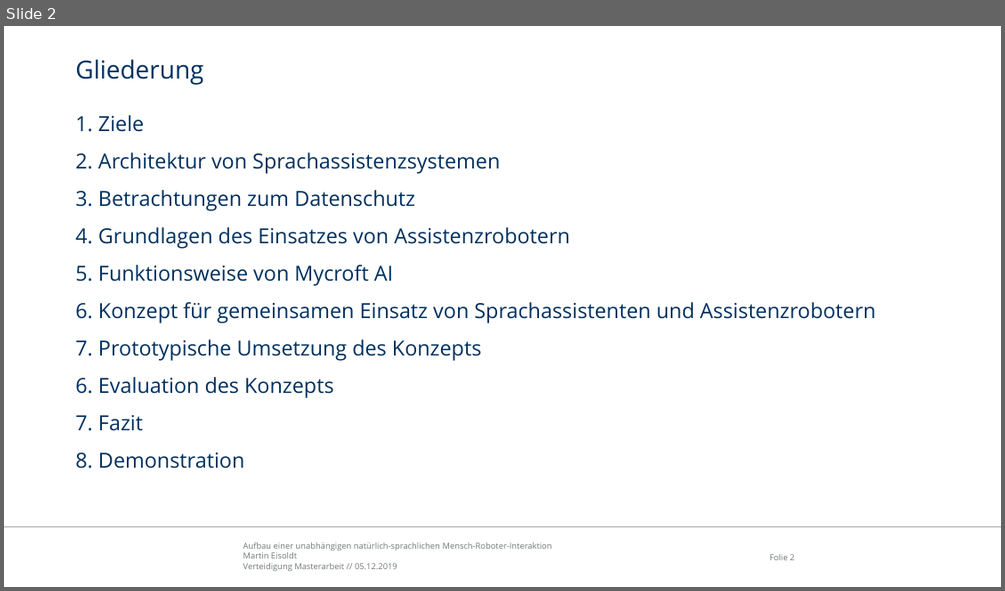
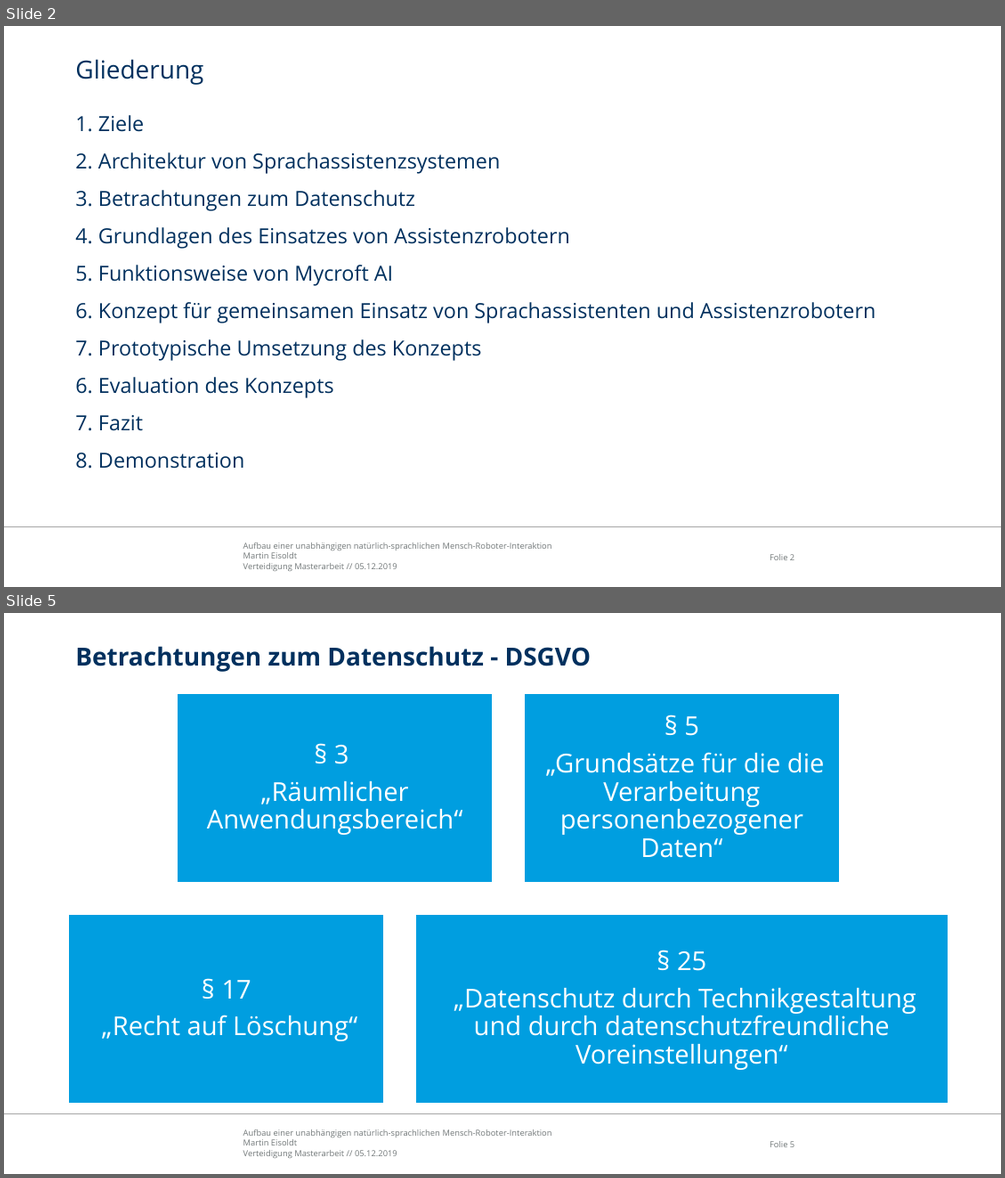
Before and after one commit to edegeyer/masterarbeit, a slide deck: verteidigung/verteidigung.pptx. Shown one above the other, each under a label of ours: slide 2 before the commit, slides 2 and 5 after it; the slides between them are not shown. The pictures are 1005x591 and 1005x1178 pixels, drawn with LibreOffice and Linux fonts; fonts in the diff are those of the drawing; background and template pictures are left out. Boxes give left, top, right and bottom in pixels: in the first picture for what was removed or moved away, otherwise in the second. Text is boxed around its words. In the diff, an @@ line names an element or a change of style, - is before the commit and + after.

```diff
--- a/verteidigung/verteidigung.pptx
+++ b/verteidigung/verteidigung.pptx
@@ slide 5 added at bbox=[4, 613, 1001, 1174], background #FFFFFF; not listed: 3 template elements that a slide beside it also shows @@
@@ title added at bbox=[75, 646, 591, 672], 24 pt, text #00305E, bold @@
+Betrachtungen zum Datenschutz - DSGVO
@@ group added at bbox=[69, 693, 948, 1103]: 4 rectangles, 4 texts @@
+§ 3
+„Räumlicher Anwendungsbereich“
+§ 5
+„Grundsätze für die die Verarbeitung personenbezogener Daten“
+§ 17
+„Recht auf Löschung“
+§ 25
+„Datenschutz durch Technikgestaltung und durch datenschutzfreundliche Voreinstellungen“
```
Also in this commit, not shown: 15 other slides added, 3 slides removed.
